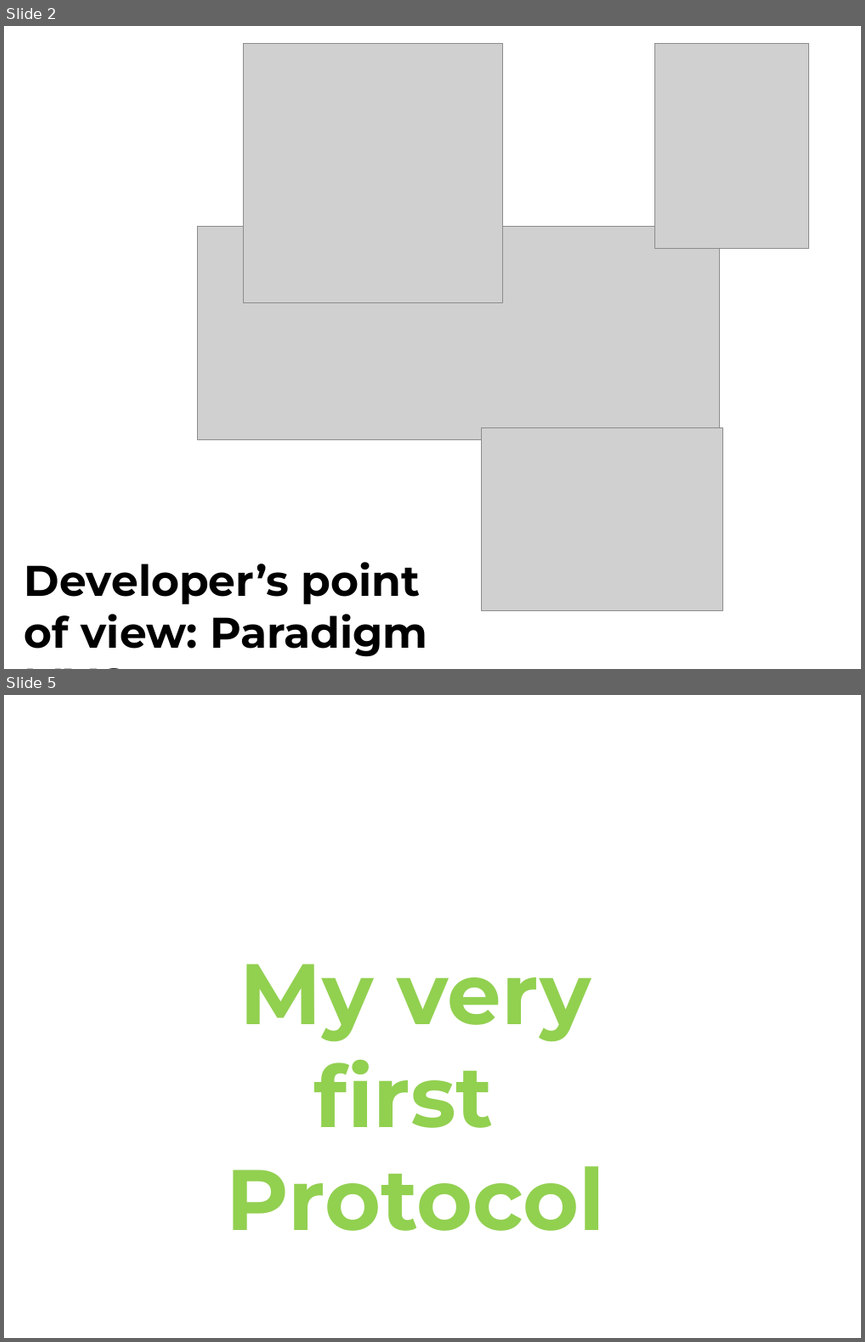
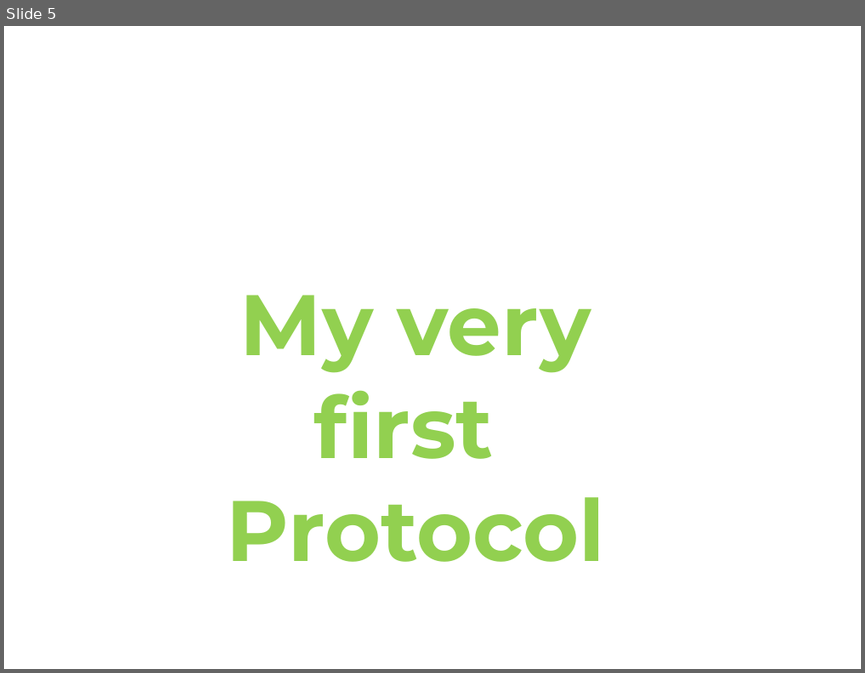
Before and after one commit to rmarabini/scipioncourseprotocols, a slide deck: Docs/talk2.pptx. Shown one above the other, each under a label of ours: slides 2 and 5 before the commit, slide 5 after it; the slides between them are not shown. The pictures are 865x1342 and 865x673 pixels, drawn with LibreOffice and Linux fonts; fonts in the diff are those of the drawing; grey boxes stand for pictures. Boxes give left, top, right and bottom in pixels: in the first picture for what was removed or moved away, otherwise in the second. Text is boxed around its words. In the diff, an @@ line names an element or a change of style, - is before the commit and + after.

```diff
--- a/Docs/talk2.pptx
+++ b/Docs/talk2.pptx
@@ slide 2 removed at (4,26,861,669), background #FFFFFF @@
@@ picture removed at (244,44,503,303) @@
@@ picture removed at (655,44,809,248) @@
@@ picture removed at (198,226,720,439) @@
@@ picture removed at (481,428,723,610) @@
@@ text removed at (24,562,427,656) @@
-Developer’s point of view: Paradigm MVC
```
Also in this commit, not shown: 7 slides changed, 2 slides added, 1 other file.
